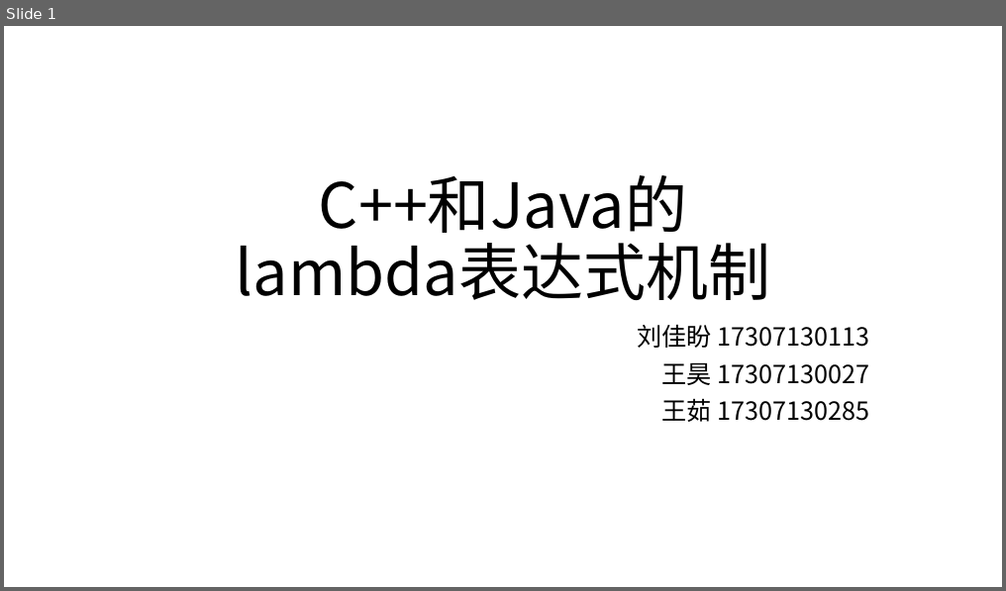
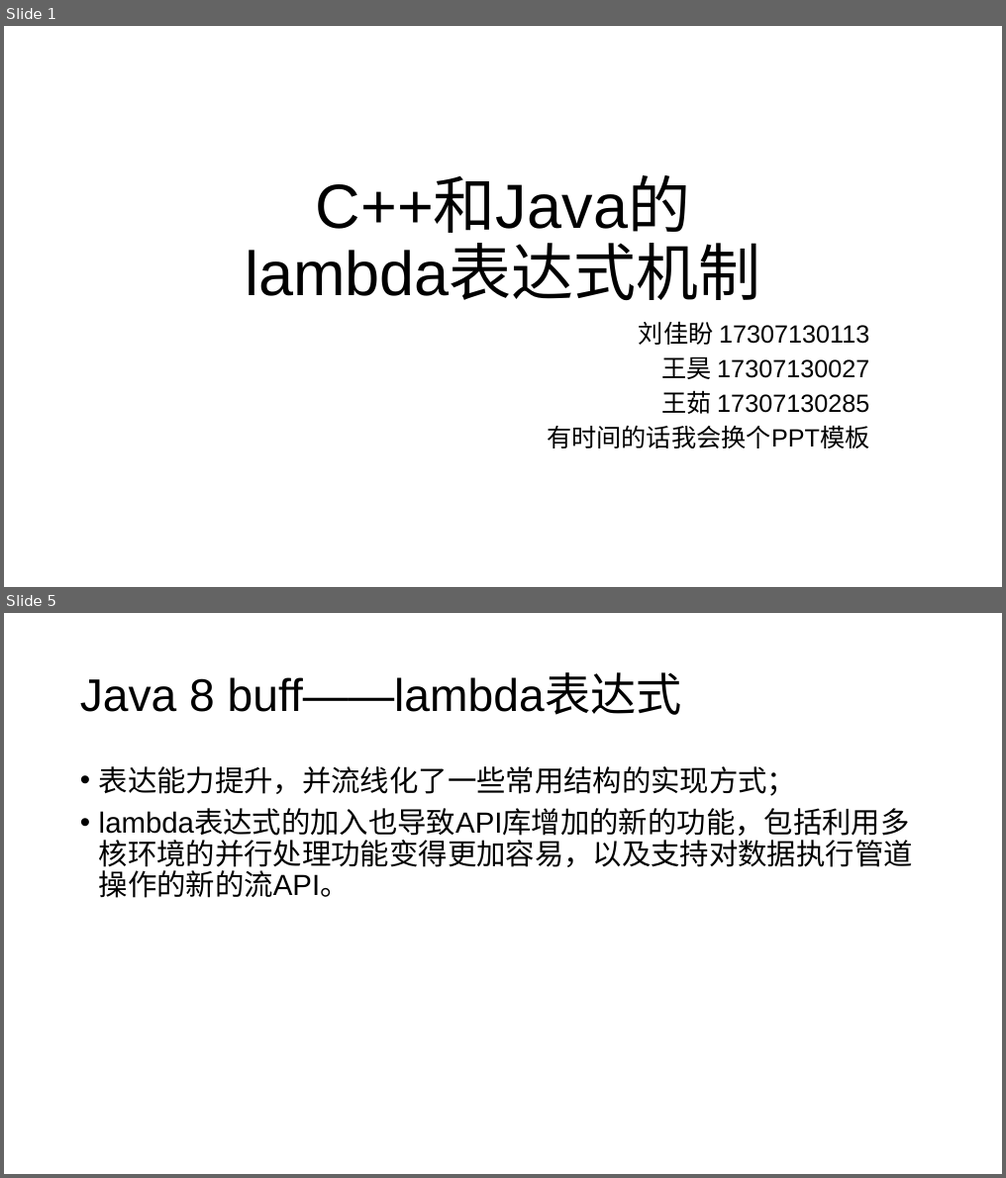
Before and after one commit to RuWang-0/lambda-in-Java-C-, a slide deck: lambda-ppt.pptx. Shown one above the other, each under a label of ours: slide 1 before the commit, slides 1 and 5 after it; the slides between them are not shown. The pictures are 1006x591 and 1006x1178 pixels, drawn with LibreOffice and Linux fonts; fonts in the diff are those of the drawing. Boxes give left, top, right and bottom in pixels: in the first picture for what was removed or moved away, otherwise in the second. Text is boxed around its words. In the diff, an @@ line names an element or a change of style, - is before the commit and + after.

Commit message:
Initial java node & ppt

```diff
--- a/lambda-ppt.pptx
+++ b/lambda-ppt.pptx
@@ slide 5 added at (4, 613, 1002, 1174), background #FFFFFF @@
@@ title added at (80, 675, 682, 715), 44 pt, text #000000 @@
+Java 8 buff——lambda表达式
@@ text added at (99, 766, 913, 898), 28 pt, text #000000 @@
+• 表达能力提升，并流线化了一些常用结构的实现方式；
+• lambda表达式的加入也导致API库增加的新的功能，包括利用多核环境的并行处理功能变得更加容易，以及支持对数据执行管道操作的新的流API。
@@ slide 1 changed as well @@
@@ title "C++和Java的 lambda表达式机制" at (245, 179, 761, 300): font Noto Sans CJK SC to Arial @@
@@ subtitle at (639, 321, 869, 414): font Noto Sans CJK SC to Arial in "刘佳盼 17307130113", "王昊 17307130027", "王茹 17307130285"; line spacing 0.9 to 0.8 @@
@@ subtitle at (547, 425, 869, 449): paragraph added @@
+有时间的话我会换个PPT模板
```
Also in this commit, not shown: 15 other slides added, 2 slides removed, 2 other files.
